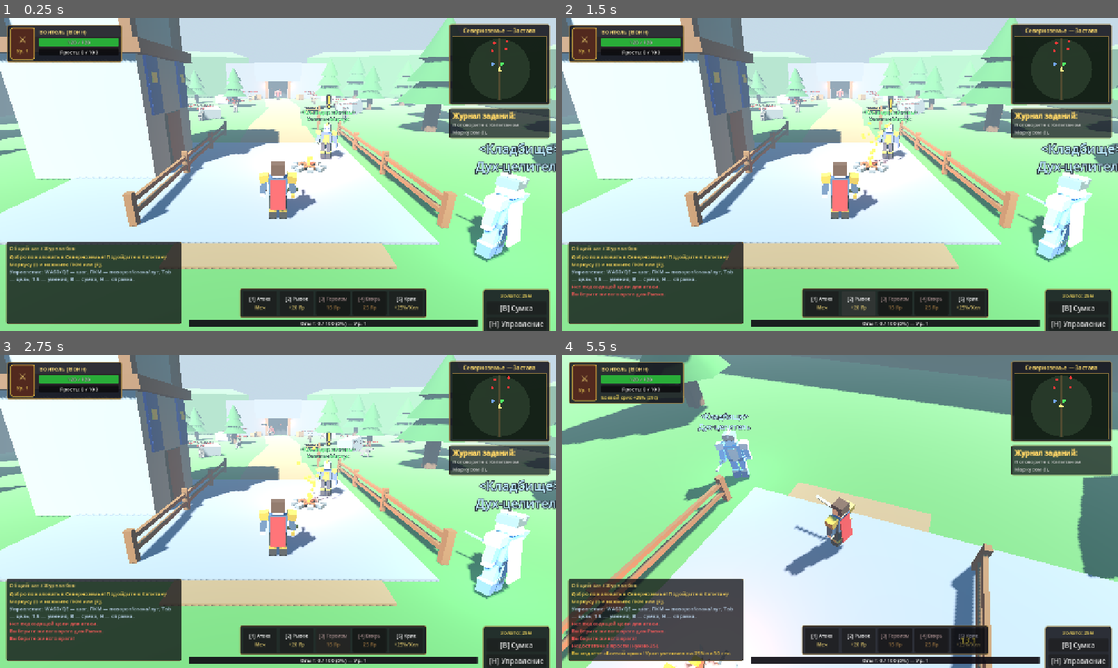
Above: before the commit, frames 1-4 (two rows, left to right).
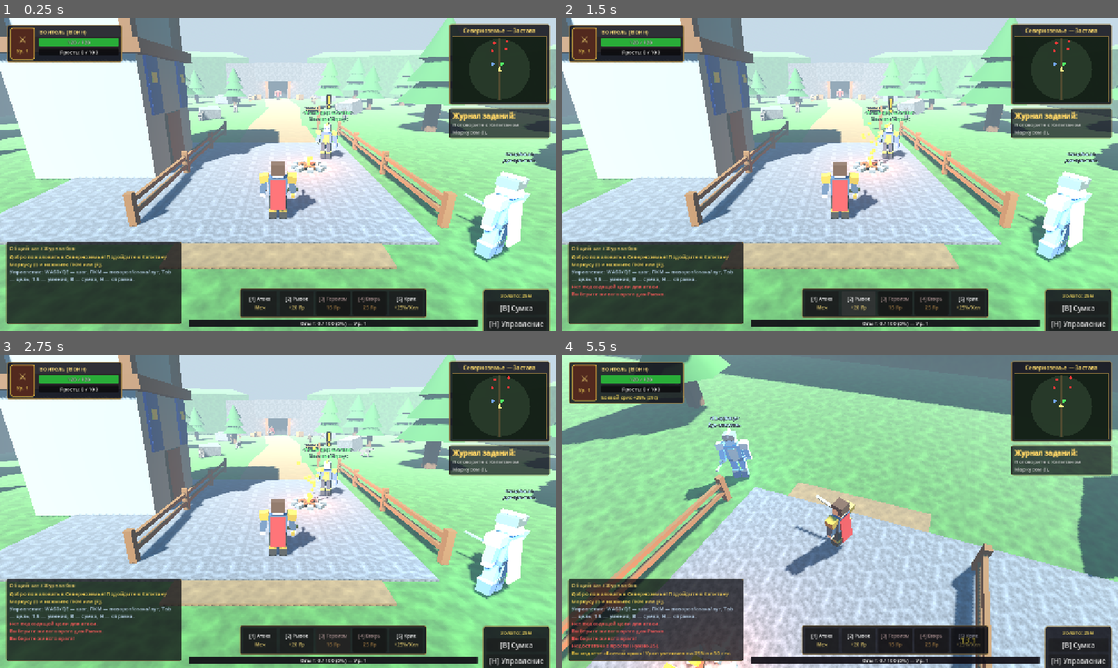
Above: after the commit, the same moments.

Repository: nechiter/medieval-wow-mmo
Game: Godot game, scene res://scenes/main_world.tscn
Same seed, same stepped clock (60 frames per second), same inputs: the game is played once before the commit and once after it.
Inputs (mouse positions are in pixels of both pictures, inside the frame that each line leads up to):
- Up to frame 1 (0.25 s): no input
- Up to frame 2 (1.5 s): click (823, 302) at 0.52 s; click (856, 302) at 1.27 s
- Up to frame 3 (2.75 s): click (333, 639) at 2.02 s
- Up to frame 4 (5.5 s): click (928, 639) at 2.77 s; click (967, 639) at 3.52 s; tap Enter at 4.25 s; move the mouse to (962, 495) at 4.27 s; hold D 4.28-5 s; tap Tab at 4.35 s; click (962, 495) at 4.42 s; tap Space at 4.52 s; drag from (728, 527) to (812, 574) at 5.02 s

The runs differ from the first frame. In frame 1, 18% of the frame differs, in the area x 0-100%, y 14-100%; in frame 2, 18%; in frame 3, 18%; in frame 4, 29%, in the area x 0-100%, y 6-100%.

Commit message:
Fix nameplate scaling, add procedural terrain/rock textures

Diff:
--- a/scripts/entities/mob_entity.gd
+++ b/scripts/entities/mob_entity.gd
@@ -144,8 +144,10 @@
 	nameplate = Label3D.new()
 	nameplate.billboard = BaseMaterial3D.BILLBOARD_ENABLED
 	nameplate.no_depth_test = false
-	nameplate.pixel_size = 0.009
-	nameplate.font_size = 34
+	nameplate.fixed_size = true
+	nameplate.pixel_size = 0.0006
+	nameplate.font_size = 30
+	nameplate.visibility_range_end = 32.0
 	nameplate.outline_size = 8
 	nameplate.outline_modulate = Color(0.05, 0.05, 0.05, 0.95)
 	nameplate.position = Vector3(0, 2.75 if mob_id == "boss_crusher" else (1.55 if mob_id == "wolf" else 2.0), 0)
@@ -153,8 +155,10 @@
 
 	stun_indicator = Label3D.new()
 	stun_indicator.billboard = BaseMaterial3D.BILLBOARD_ENABLED
-	stun_indicator.pixel_size = 0.008
-	stun_indicator.font_size = 30
+	stun_indicator.fixed_size = true
+	stun_indicator.pixel_size = 0.0006
+	stun_indicator.font_size = 26
+	stun_indicator.visibility_range_end = 32.0
 	stun_indicator.modulate = Color(1.0, 0.92, 0.25)
 	stun_indicator.outline_size = 7
 	stun_indicator.text = "* ОГЛУШЁН *"
--- a/scripts/entities/quest_npc.gd
+++ b/scripts/entities/quest_npc.gd
@@ -42,8 +42,10 @@
 
 	nameplate = Label3D.new()
 	nameplate.billboard = BaseMaterial3D.BILLBOARD_ENABLED
-	nameplate.pixel_size = 0.0085
-	nameplate.font_size = 34
+	nameplate.fixed_size = true
+	nameplate.pixel_size = 0.0006
+	nameplate.font_size = 30
+	nameplate.visibility_range_end = 40.0
 	nameplate.outline_size = 8
 	nameplate.outline_modulate = Color(0.03, 0.08, 0.03, 0.95)
 	nameplate.modulate = Color(0.36, 0.96, 0.42)
@@ -53,8 +55,10 @@
 
 	quest_marker = Label3D.new()
 	quest_marker.billboard = BaseMaterial3D.BILLBOARD_ENABLED
-	quest_marker.pixel_size = 0.015
+	quest_marker.fixed_size = true
+	quest_marker.pixel_size = 0.0011
 	quest_marker.font_size = 64
+	quest_marker.visibility_range_end = 60.0
 	quest_marker.outline_size = 12
 	quest_marker.outline_modulate = Color(0.10, 0.06, 0.02, 0.98)
 	quest_marker.position = Vector3(0, 3.15, 0)
--- a/scripts/world/world_builder.gd
+++ b/scripts/world/world_builder.gd
@@ -80,15 +80,37 @@
 	return mi
 
 
+func _noise_material(base: Color, uv_scale: float, contrast: float = 0.35) -> StandardMaterial3D:
+	var mat := RetroModelBuilder.make_retro_material(base, 0.96, 0.0)
+	var noise := FastNoiseLite.new()
+	noise.noise_type = FastNoiseLite.TYPE_CELLULAR
+	noise.frequency = 0.045
+	noise.seed = int(base.r * 1000.0) + 7
+	var tex := NoiseTexture2D.new()
+	tex.noise = noise
+	tex.width = 128
+	tex.height = 128
+	tex.seamless = true
+	var grad := Gradient.new()
+	grad.set_color(0, Color(1.0 - contrast, 1.0 - contrast, 1.0 - contrast))
+	grad.set_color(1, Color(1, 1, 1))
+	tex.color_ramp = grad
+	mat.albedo_texture = tex
+	mat.texture_filter = BaseMaterial3D.TEXTURE_FILTER_NEAREST_WITH_MIPMAPS
+	mat.uv1_triplanar = true
+	mat.uv1_scale = Vector3.ONE * uv_scale
+	return mat
+
+
 func _build_terrain_and_roads() -> void:
 	var terrain := Node3D.new()
 	terrain.name = "Terrain"
 	add_child(terrain)
 
-	var mat_grass := RetroModelBuilder.make_retro_material(Color(0.24, 0.42, 0.19), 0.96, 0.0)
-	var mat_grass_dark := RetroModelBuilder.make_retro_material(Color(0.19, 0.35, 0.16), 0.96, 0.0)
-	var mat_dirt := RetroModelBuilder.make_retro_material(Color(0.46, 0.36, 0.24), 0.96, 0.0)
-	var mat_cobble := RetroModelBuilder.make_retro_material(Color(0.44, 0.44, 0.46), 0.92, 0.05)
+	var mat_grass := _noise_material(Color(0.26, 0.45, 0.20), 0.35)
+	var mat_grass_dark := _noise_material(Color(0.20, 0.37, 0.17), 0.25)
+	var mat_dirt := _noise_material(Color(0.50, 0.39, 0.26), 0.5, 0.25)
+	var mat_cobble := _noise_material(Color(0.48, 0.48, 0.50), 1.0, 0.45)
 
 	# Основная земля с коллизией
 	var ground_body := StaticBody3D.new()
@@ -260,7 +282,7 @@
 	var mat_trunk := RetroModelBuilder.make_retro_material(Color(0.34, 0.22, 0.12), 0.94, 0.0)
 	var mat_leaves_1 := RetroModelBuilder.make_retro_material(Color(0.14, 0.34, 0.14), 0.92, 0.0)
 	var mat_leaves_2 := RetroModelBuilder.make_retro_material(Color(0.18, 0.40, 0.16), 0.92, 0.0)
-	var mat_rock := RetroModelBuilder.make_retro_material(Color(0.45, 0.46, 0.48), 0.92, 0.04)
+	var mat_rock := _noise_material(Color(0.50, 0.50, 0.52), 0.8, 0.5)
 
 	var tree_positions: Array[Vector3] = [
 		Vector3(-14, 0, -4), Vector3(-20, 0, -14), Vector3(-16, 0, -24),
@@ -311,7 +333,7 @@
 	mine.position = origin
 	add_child(mine)
 
-	var mat_rock := RetroModelBuilder.make_retro_material(Color(0.36, 0.35, 0.38), 0.95, 0.04)
+	var mat_rock := _noise_material(Color(0.40, 0.38, 0.40), 0.5, 0.55)
 	var mat_dark := RetroModelBuilder.make_retro_material(Color(0.05, 0.05, 0.07), 1.0, 0.0)
 	var mat_timber := RetroModelBuilder.make_retro_material(Color(0.38, 0.24, 0.12), 0.92, 0.0)
 	var mat_crate := RetroModelBuilder.make_retro_material(Color(0.50, 0.34, 0.18), 0.88, 0.0)
@@ -376,8 +398,10 @@
 	var lbl := Label3D.new()
 	lbl.text = "<Кладбище>\nДух-целитель"
 	lbl.billboard = BaseMaterial3D.BILLBOARD_ENABLED
-	lbl.pixel_size = 0.0085
-	lbl.font_size = 34
+	lbl.fixed_size = true
+	lbl.pixel_size = 0.0006
+	lbl.font_size = 30
+	lbl.visibility_range_end = 40.0
 	lbl.outline_size = 8
 	lbl.modulate = Color(0.6, 0.85, 1.0)
 	lbl.position = Vector3(0, 2.6, 0)
